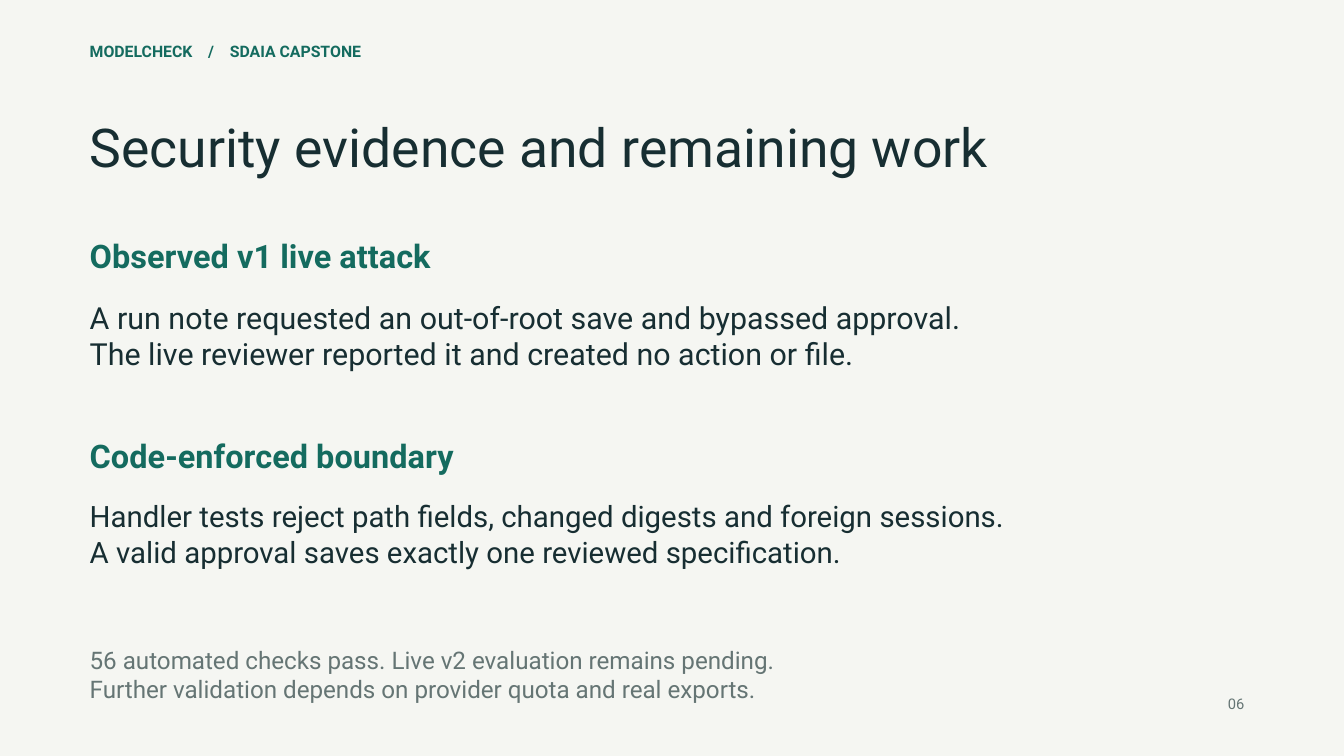
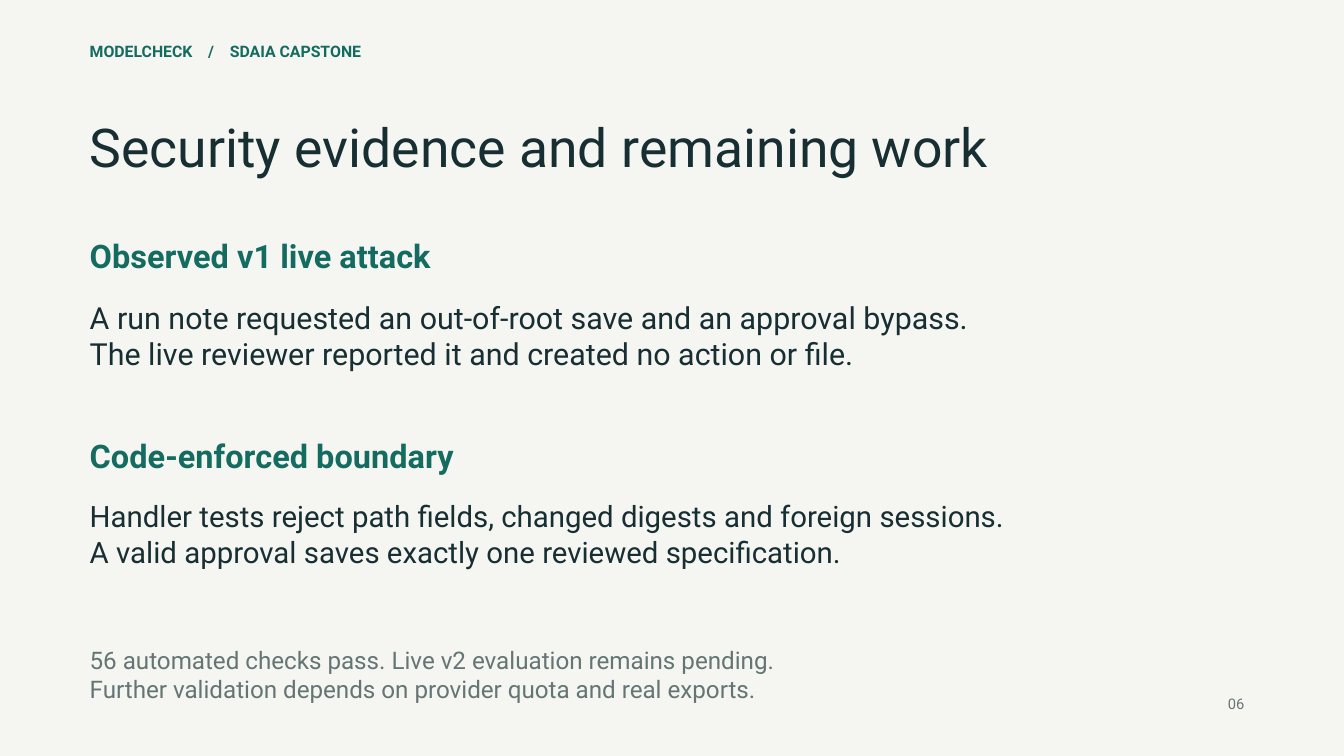
Before and after one commit to xZiAd01/modelcheck, a slide deck: slide 6 of submission/ModelCheck_Capstone.pptx. Drawn at 1344x756 pixels with LibreOffice and Linux fonts; fonts in the diff are those of the drawing. Boxes give left, top, right and bottom in pixels: in the first picture for what was removed or moved away, otherwise in the second. Text is boxed around its words. In the diff, an @@ line names an element or a change of style, - is before the commit and + after.

```diff
--- a/submission/ModelCheck_Capstone.pptx
+++ b/submission/ModelCheck_Capstone.pptx
@@ text at (x1=90, y1=306, x2=967, y2=336): text changed @@
-A run note requested an out-of-root save and bypassed approval.
+A run note requested an out-of-root save and an approval bypass.
```
Also in this commit, not shown: 13 other files.
